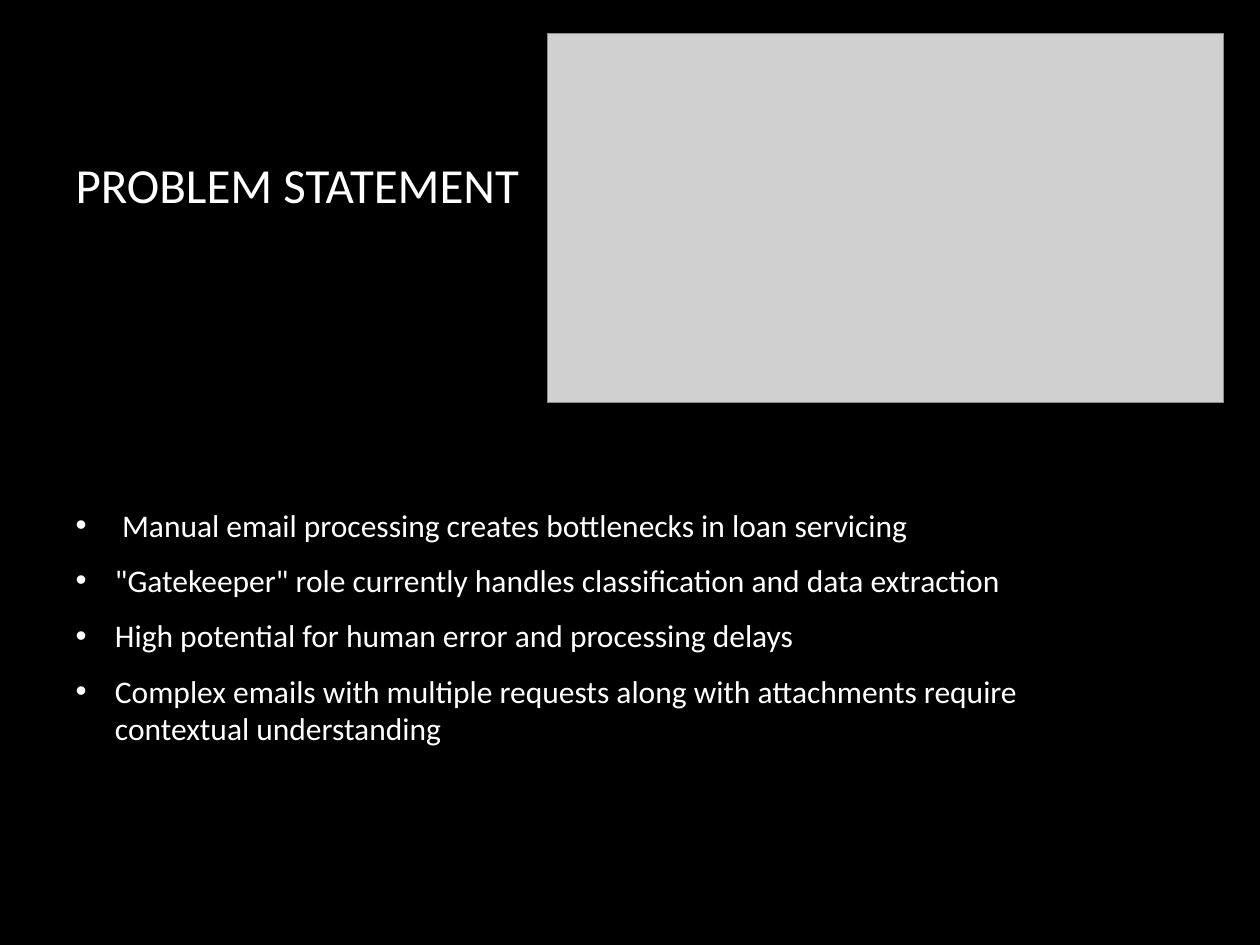
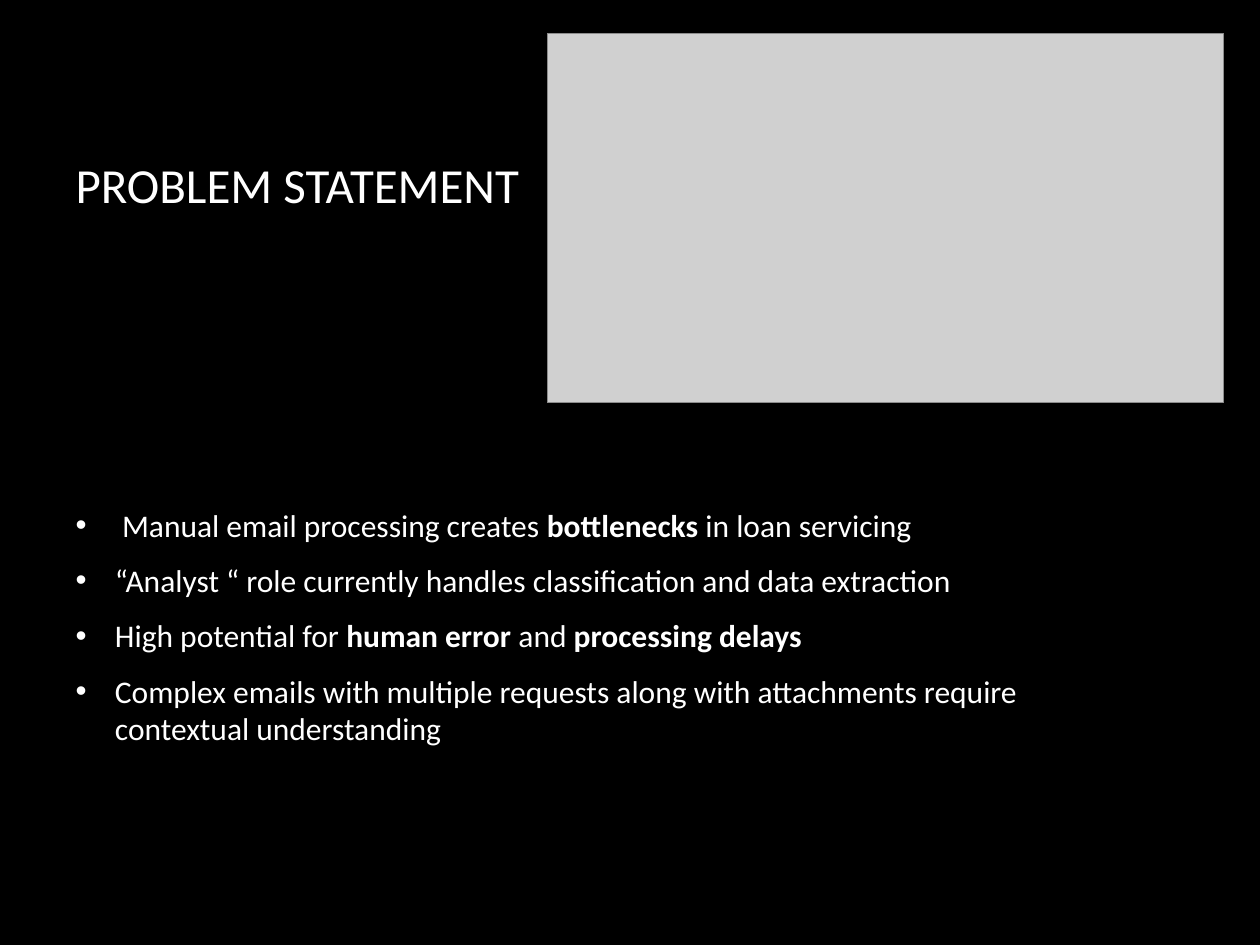
Before and after one commit to ewfx/gaied-fraud-breakers, a slide deck: slide 2 of artifacts/Email_Gatekeeper.pptx. Drawn at 1260x945 pixels with LibreOffice and Linux fonts; fonts in the diff are those of the drawing; grey boxes stand for pictures; background and template pictures are left out. Boxes give left, top, right and bottom in pixels: in the first picture for what was removed or moved away, otherwise in the second. Text is boxed around its words. In the diff, an @@ line names an element or a change of style, - is before the commit and + after.

```diff
--- a/artifacts/Email_Gatekeeper.pptx
+++ b/artifacts/Email_Gatekeeper.pptx
@@ text at [115,515,911,653]: bold on in "bottlenecks", "human error processing delays" @@
@@ text at [115,569,950,597]: text changed @@
-• "Gatekeeper" role currently handles classification and data extraction
+• “Analyst “ role currently handles classification and data extraction
```
Also in this commit, not shown: 4 other slides changed.
